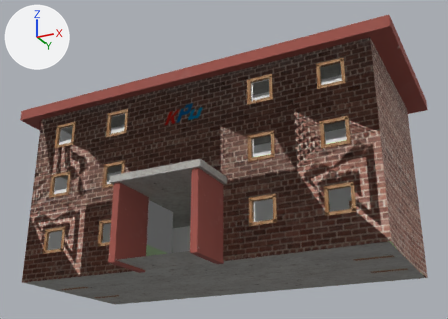
The FBX model Graphic/school/FBX/School.FBX as it was, and as the next commit left it.
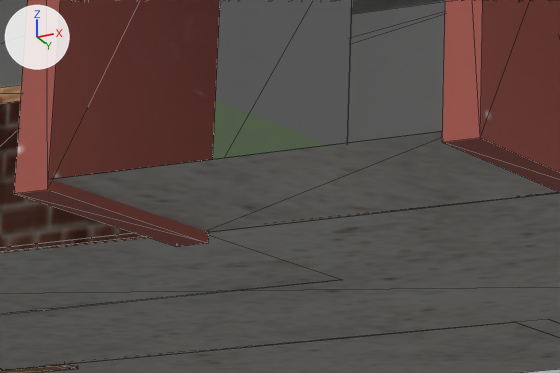
Old and new are each drawn whole from a camera (50 mm lens) standing at (26.7, -52.8, -11.5) and looking at (1.4, -2.1, 11.4) and again close up on the part from 24% to 47% of the width and 71% to 93% of the height. The axes (+X, +Y, +Z) are drawn at upper left. The lights are the same throughout. The close-ups show mesh edges as thin lines. Where no turn or scale is listed for an object, it has been applied to the vertices. Vertices at the same position are counted once.

The older version as bpy lines, for what is in view:
```python
me_mesh = bpy.data.meshes.new('Mesh')
me_mesh.from_pydata(...)  # 1868 vertices, 2844 faces; spans x -19.9..19.7, y -12.4..8.6, z -0.3..18.6
me_mesh.materials.append(mat_01___default)  # picture img_school_png
ob_school = bpy.data.objects.new('School', me_mesh)
ob_school.location = (0.0, 0.0, 0.0)
```
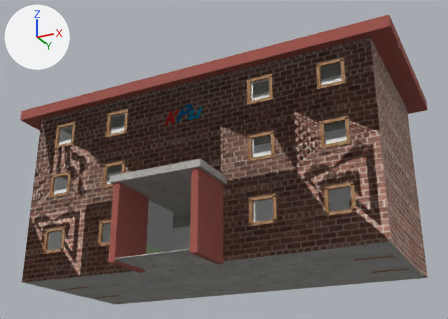
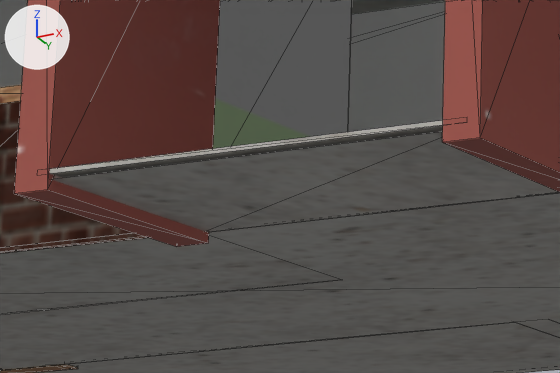
Changed parts and their boxes [x1, y1, x2, y2] in the close-ups (560 x 373 px):
```json
{"part": 1, "of": "me_mesh", "change": "added", "after": [0, 120, 560, 373]}
```

Edits to the scene script, one JSON object a line:
```json
{"block": "me_mesh", "where": "# used by ob_school; location = (0.0, 0.0, 0.0)"}
{"op": "remove", "block": "me_mesh", "code": "me_mesh.from_pydata(...)  # 1868 vertices, 2844 faces; spans x -19.9..19.7, y -12.4..8.6, z -0.3..18.6"}
{"op": "add", "block": "me_mesh", "code": "me_mesh.from_pydata(...)  # 1888 vertices, 2860 faces; spans x -19.9..19.7, y -12.4..8.6, z -0.3..18.6"}
{"block": "me_mesh", "change": "me_mesh part 1: a new loose piece of 20 vertices spanning x -17.5..17.5, y -12.1..7.4, z 0.0, in mat_01___default (picture img_school_png)"}
```
